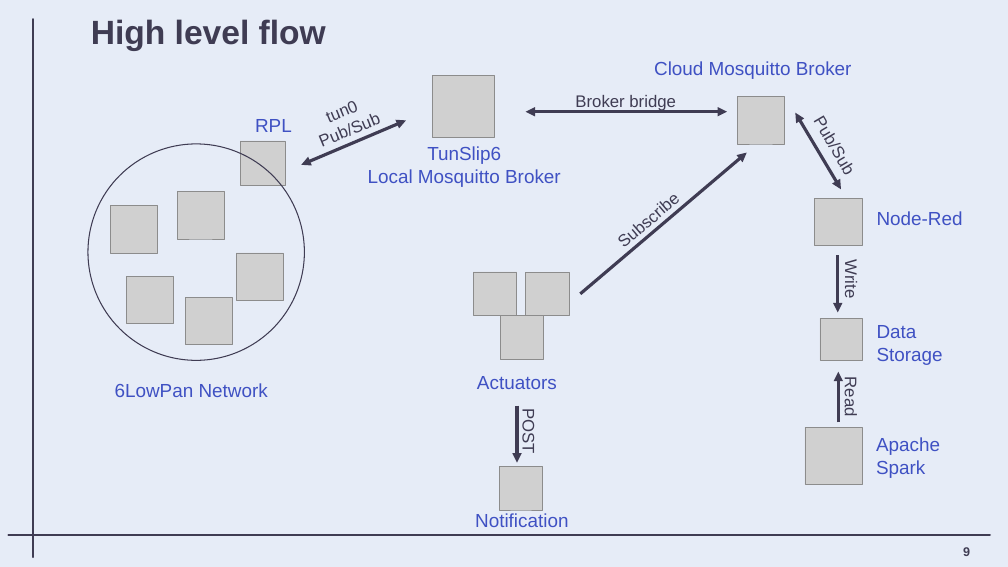
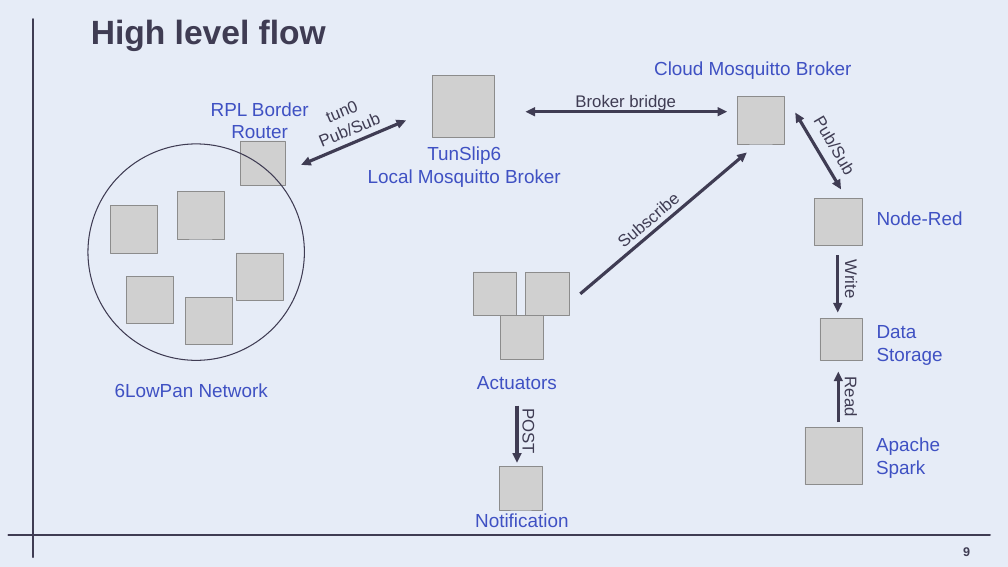
Before and after one commit to matteovisotto/MTDS-FinalProject, a slide deck: slide 10 of Presentation/MTDS_Presentation.pptx. Drawn at 1008x567 pixels with LibreOffice and Linux fonts; fonts in the diff are those of the drawing; grey boxes stand for pictures. Boxes give left, top, right and bottom in pixels: in the first picture for what was removed or moved away, otherwise in the second. Text is boxed around its words. In the diff, an @@ line names an element or a change of style, - is before the commit and + after.

```diff
--- a/Presentation/MTDS_Presentation.pptx
+++ b/Presentation/MTDS_Presentation.pptx
@@ text at (211, 102, 309, 143): text changed @@
-RPL
+RPL Border Router
```
Also in this commit, not shown: 2 other slides changed.
